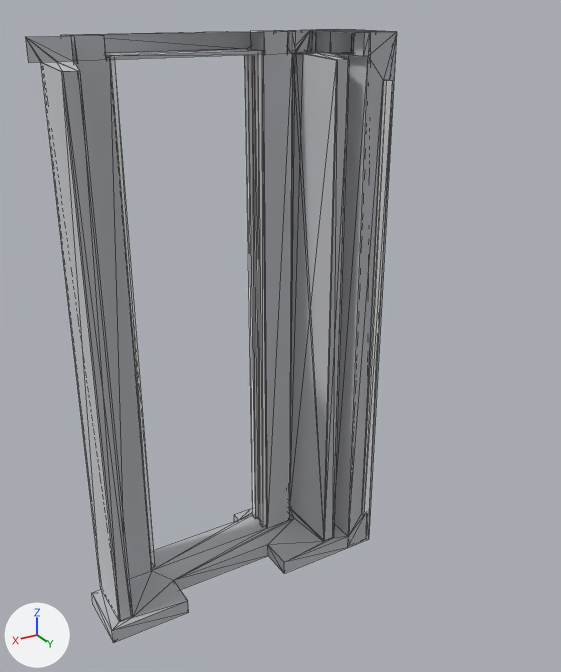
One commit to the glTF model pylabrobot/hamilton/star/resource_model/hamilton_legacy_star_dual_rail_arm.glb: the scene before it, then after it.
One viewpoint serves both versions: a camera (50 mm lens) standing at (0.606, 0.746, 0.742) and looking at (0.184, 0.043, 0.39). Lighting does not change. The marker at lower left points along +X, +Y and +Z. The picture after the commit comes second. Mesh edges are drawn as thin lines. Vertices at exactly the same position are counted once.

Names of what the first picture shows: 'XArm.001'.
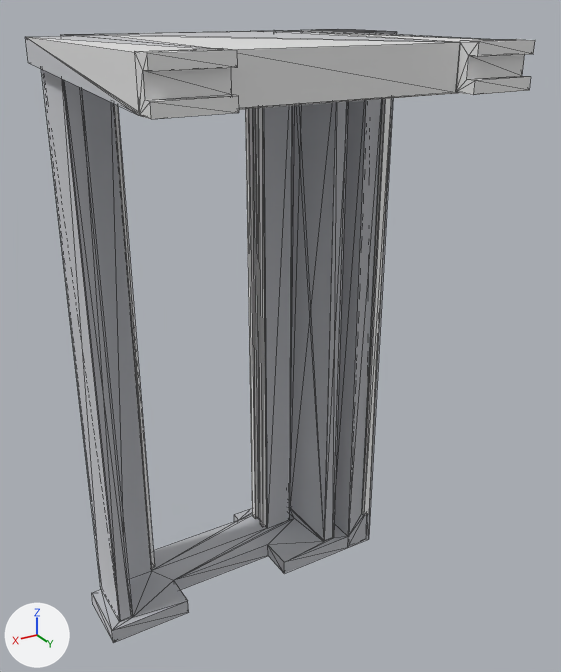
Pixel boxes [x1, y1, x2, y2] of what changed, in the pictures (561 x 672 px):
```json
{"object": "XArm.001", "change": "reshaped", "before": [25, 29, 397, 643], "after": [25, 29, 535, 643], "on screen": "37% wider"}
{"part": 1, "of": "me_xarm_001", "change": "added", "after": [135, 49, 239, 119]}
{"part": 2, "of": "me_xarm_001", "change": "added", "after": [456, 39, 535, 95]}
{"part": 3, "of": "me_xarm_001", "change": "added", "after": [25, 30, 493, 115]}
```

Scene script edits in JSON lines:
```json
{"op": "add", "block": "mat_xarm_back_rail", "code": ["mat_xarm_back_rail = principled_material('xarm_back_rail')", "mat_xarm_back_rail.base_color = (0.8, 0.8, 0.8)  # white #e7e7e7"]}
{"block": "me_xarm_001", "where": "# used by ob_xarm_001; location = (0.0, 0.0, 0.0)"}
{"op": "remove", "block": "me_xarm_001", "code": "me_xarm_001.from_pydata(...)  # 255 vertices, 467 faces; spans x 0.0..0.4, y -0.138..0.0, z 0.0..0.71"}
{"op": "add", "block": "me_xarm_001", "code": "me_xarm_001.from_pydata(...)  # 307 vertices, 577 faces; spans x 0.0..0.403, y -0.138..0.239, z 0.0..0.711"}
{"block": "me_xarm_001", "change": "me_xarm_001 part 1: a new loose piece of 19 vertices spanning x 0.336..0.403, y 0.217..0.239, z 0.669..0.711, in mat_xarm_back_rail (white #e7e7e7)"}
{"block": "me_xarm_001", "change": "me_xarm_001 part 2: a new loose piece of 18 vertices spanning x 0.043..0.11, y 0.217..0.239, z 0.669..0.711, in mat_xarm_back_rail (white #e7e7e7)"}
{"block": "me_xarm_001", "change": "me_xarm_001 part 3"}
{"block": "me_xarm_001", "change": "15 vertices are added at x 0.043..0.399, y 0.207..0.217, z 0.668..0.711"}
{"block": "me_xarm_001", "change": "23 new faces join them, mat_material_15 (light grey #dcdde0)"}
{"block": "me_xarm_001", "change": "27 new faces join them, mat_xarm_back_rail (white #e7e7e7)"}
{"op": "add", "block": "me_xarm_001", "code": "me_xarm_001.materials.append(mat_xarm_back_rail)  # white #e7e7e7"}
```
